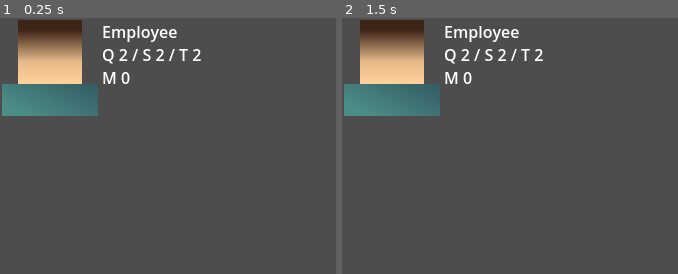
Above: before the commit, frames 1-2 (left to right).
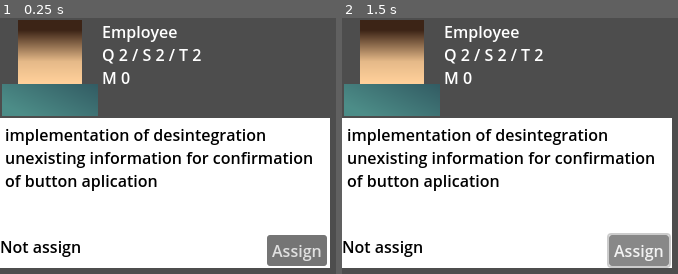
Above: after the commit, the same moments.

Repository: ltbk2023/pig
Game: Godot game, scene res://employee/employee.tscn
The game is run twice, just before and just after one commit, with the same random seed, the same clock (stepped at 60 frames per second) and the same inputs. This scene is started directly instead of the project's main scene.
Inputs (mouse positions are in pixels of both pictures, inside the frame that each line leads up to):
- Up to frame 1 (0.25 s): no input
- Up to frame 2 (1.5 s): click (637, 250) at 0.5 s, where only the run after the commit has a clickable "Assign"; click (637, 250) at 1.25 s, where only the run after the commit has a clickable "Assign"

The runs differ from the first frame. In frame 1, 57% of the frame differs, in the area x 0-99%, y 39-98%; in frame 2, 57%.

Commit message:
PIG-113: Visual reaction to successful assign

Diff:
--- a/PIG/employee/employee.gd
+++ b/PIG/employee/employee.gd
@@ -36,10 +36,24 @@
 	__base_morale = morale
 
 	update_summary()
+	update_extended()
 	randomize()
 
 func update_summary():
-	$Summary.text = name + "\nQ "+ str(quality) + " / S " + str(speed) + " / T " + str(testing) + "\nM "+str(morale)
+	var text = name + \
+	"\nQ "+ str(quality) + " / S " + str(speed) + " / T " + str(testing)  + \
+	"\nM "+str(morale)
+	if $TaskHook.get_child_count() > 0:
+		text += "\nA "+$TaskHook.get_child(0).get_origin().name
+	$Summary.text = text
+
+func update_extended():
+	if $TaskHook.get_child_count() > 0:
+		$Extended/AssignButton.disabled = true
+		$Extended/Assignment.text = "[color=BLACK]Assign to "+$TaskHook.get_child(0).get_origin().name
+	else:
+		$Extended/AssignButton.disabled = false
+		$Extended/Assignment.text = "[color=BLACK]Not assign"
 
 # Called by the game scene when the turn ends.
 # TODO: differentiate between testing and developing
@@ -70,9 +84,12 @@
 	emit_signal("assign", self)
 
 # Assigns issue to an employee and returns true if successful
+# update visual if needed
 func assign_issue(hook: Hook):
 	if check_task_can_be_assigned_to_employee():
 		$TaskHook.add_child(hook)
+		update_summary()
+		update_extended()
 		return true
 	else:
 		return false
--- a/PIG/employee/employee.tscn
+++ b/PIG/employee/employee.tscn
@@ -72,7 +72,6 @@
 offset_bottom = 50.0
 
 [node name="Extended" type="Node2D" parent="."]
-visible = false
 z_index = 1
 position = Vector2(-50, 50)
 
@@ -89,6 +88,12 @@
 text = "[color=BLACK]implementation of desintegration unexisting information for confirmation of button aplication[/color]
 "
 
+[node name="Assignment" type="RichTextLabel" parent="Extended"]
+offset_top = 117.0
+offset_right = 250.0
+offset_bottom = 177.0
+bbcode_enabled = true
+
 [node name="AssignButton" type="Button" parent="Extended"]
 offset_left = 267.0
 offset_top = 117.0
--- a/PIG/issue/issue.gd
+++ b/PIG/issue/issue.gd
@@ -32,6 +32,7 @@
 # Called when the node enters the scene tree for the first time.
 func _ready():
 	update_summary()
+	update_extended()
 
 # Called every frame. 'delta' is the elapsed time since the previous frame.
 func _process(delta):
@@ -51,6 +52,15 @@
 	$Summary.text =  type_decription[type]+" [color=BLACK]"+name+"  D "+str(difficulty)+" / T "+str(time)+"[/color] " + \
 	state_desriptions[state]
 
+func update_extended():
+	if $EmployeeHook.get_child_count(0):
+		$Extended/Sprite2D2/AssignButton.disabled = true
+		$Extended/Sprite2D2/Assignment.text = "[color=BLACK]Assign to "+$TaskHook.get_child(0).get_origin().name
+	else:
+		$Extended/Sprite2D2/AssignButton.disabled = false
+		$Extended/Sprite2D2/Assignment.text = "[color=BLACK]Not assign"
+
+
 # Called when progress is to be increased. If the progress exceeds the time,
 # IssueState is set to completed.
 func add_progress(progress):
@@ -69,9 +79,13 @@
 
 # Assigns employee to issue and returns true
 # returns false if not possible
+# update visual if needed
 func assign_employee(hook: Hook):
 	if check_employee_can_be_assigned():
 		$EmployeeHook.add_child(hook)
+		state = IssueState.IN_PROGRESS
+		update_summary()
+		update_extended()
 		return true
 	else:
 		return false
